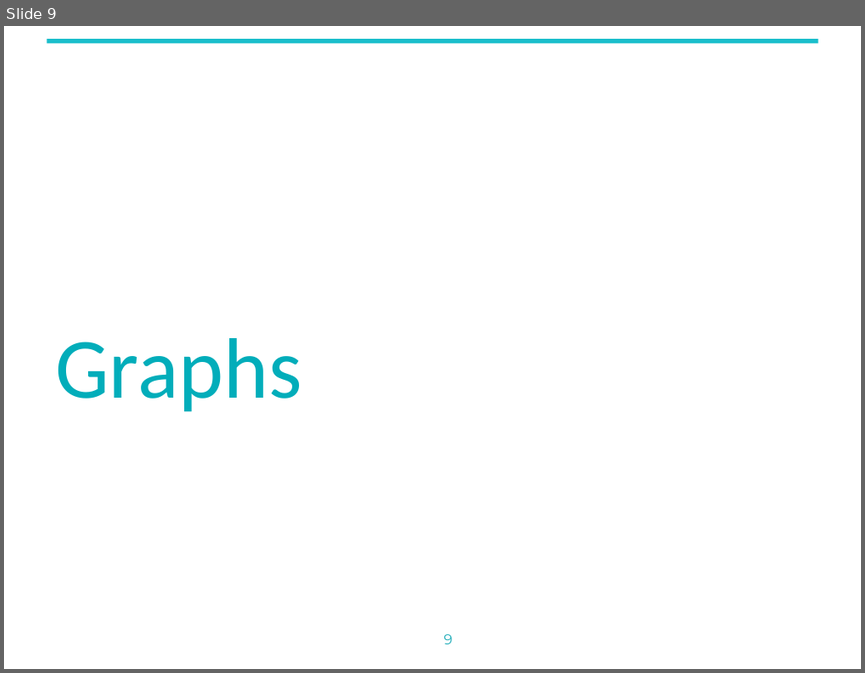
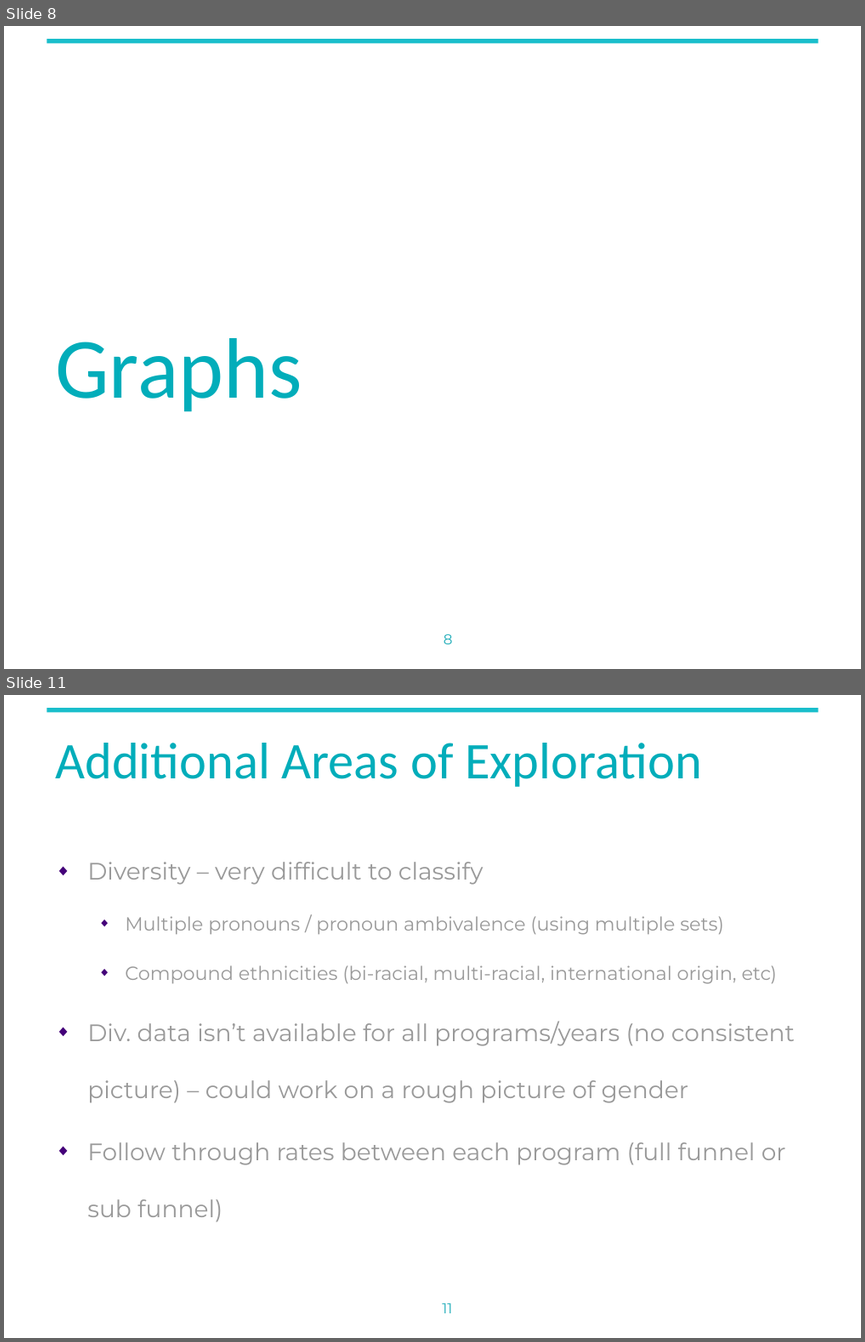
Before and after one commit to gwharris/NYU_network_analysis, a slide deck: reports/interim_presentation.pptx. Shown one above the other, each under a label of ours: slide 9 before the commit, slides 8 and 11 after it; the slides between them are not shown. The pictures are 865x673 and 865x1342 pixels, drawn with LibreOffice and Linux fonts; fonts in the diff are those of the drawing; background and template pictures are left out. Boxes give left, top, right and bottom in pixels: in the first picture for what was removed or moved away, otherwise in the second. Text is boxed around its words. In the diff, an @@ line names an element or a change of style, - is before the commit and + after.

```diff
--- a/reports/interim_presentation.pptx
+++ b/reports/interim_presentation.pptx
@@ slide 11 added at (4, 695, 861, 1338), background #FFFFFF; not listed: 1 template element that a slide beside it also shows @@
@@ title added at (55, 743, 702, 787), 43.2 pt, text #02ADBA @@
+Additional Areas of Exploration
@@ text added at (87, 862, 794, 1222), 20 pt, text #999999 @@
+◆ Diversity – very difficult to classify
+  ◆ Multiple pronouns / pronoun ambivalence (using multiple sets)
+  ◆ Compound ethnicities (bi-racial, multi-racial, international origin, etc)
+◆ Div. data isn’t available for all programs/years (no consistent picture) – could work on a rough picture of gender
+◆ Follow through rates between each program (full funnel or sub funnel)
@@ rectangle added at (575, 1246, 861, 1338), fill #FFFFFF @@
@@ page number added at (442, 1303, 452, 1313), 12 pt, text #20ADB9 @@
+11
@@ what was slide 9 is now slide 8 @@
@@ page number at (443, 634, 453, 644): text changed @@
-9
+8
```
Also in this commit, not shown: 2 slides changed, 4 other slides added.
